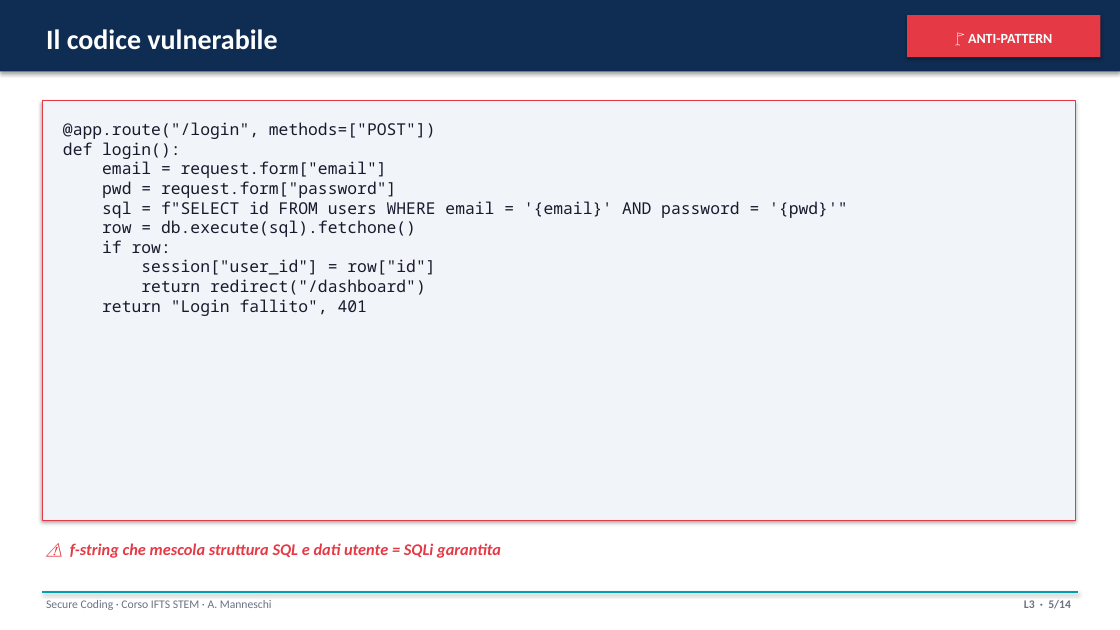
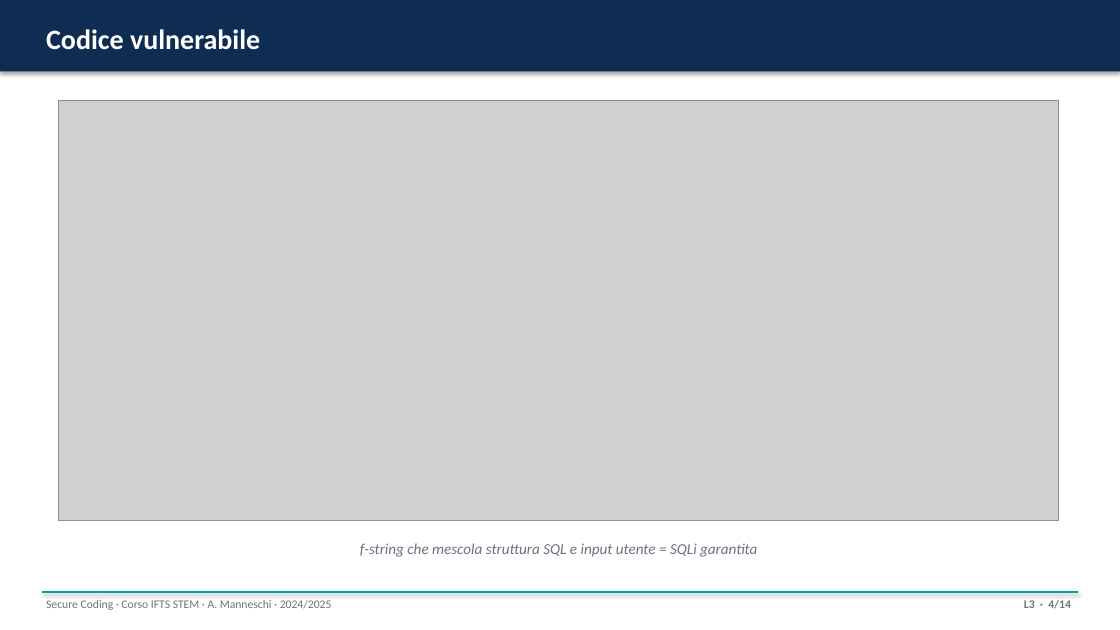
Before and after one commit to ss4i/corso-stem-ifts-secure-coding, a slide deck: slide 4 of slide/L3_sql_injection.pptx (slide 5 before the commit). Drawn at 1120x630 pixels with LibreOffice and Linux fonts; fonts in the diff are those of the drawing; grey boxes stand for pictures. Boxes give left, top, right and bottom in pixels: in the first picture for what was removed or moved away, otherwise in the second. Text is boxed around its words. In the diff, an @@ line names an element or a change of style, - is before the commit and + after.

```diff
--- a/slide/L3_sql_injection.pptx
+++ b/slide/L3_sql_injection.pptx
@@ text at <box>46,29,260,50</box>: text changed @@
-Il codice vulnerabile
+Codice vulnerabile
@@ rectangle removed at <box>907,15,1101,57</box> @@
@@ text removed at <box>968,34,1052,43</box> @@
-🚩 ANTI-PATTERN
@@ rectangle removed at <box>42,101,1075,521</box> @@
@@ picture added at <box>59,101,1059,521</box> @@
@@ text removed at <box>63,122,847,316</box> @@
-@app.route("/login", methods=["POST"])
-def login():
-email = request.form["email"]
-pwd = request.form["password"]
-sql = f"SELECT id FROM users WHERE email = '{email}' AND password = '{pwd}'"
-row = db.execute(sql).fetchone()
-if row:
-session["user_id"] = row["id"]
-return redirect("/dashboard")
-return "Login fallito", 401
@@ text at <box>360,543,757,557</box>: text changed; size 14 to 13 pt; text colour #E63946 to #6B7280; bold off @@
-⚠ f-string che mescola struttura SQL e dati utente = SQLi garantita
+f-string che mescola struttura SQL e input utente = SQLi garantita
@@ text at <box>46,600,332,610</box>: text changed @@
-Secure Coding · Corso IFTS STEM · A. Manneschi
+Secure Coding · Corso IFTS STEM · A. Manneschi · 2024/2025
@@ text at <box>1024,600,1071,609</box>: text changed @@
-L3 · 5/14
+L3 · 4/14
```
Also in this commit, not shown: 8 other slides changed, 5 slides added, 5 slides removed, 26 other files.
